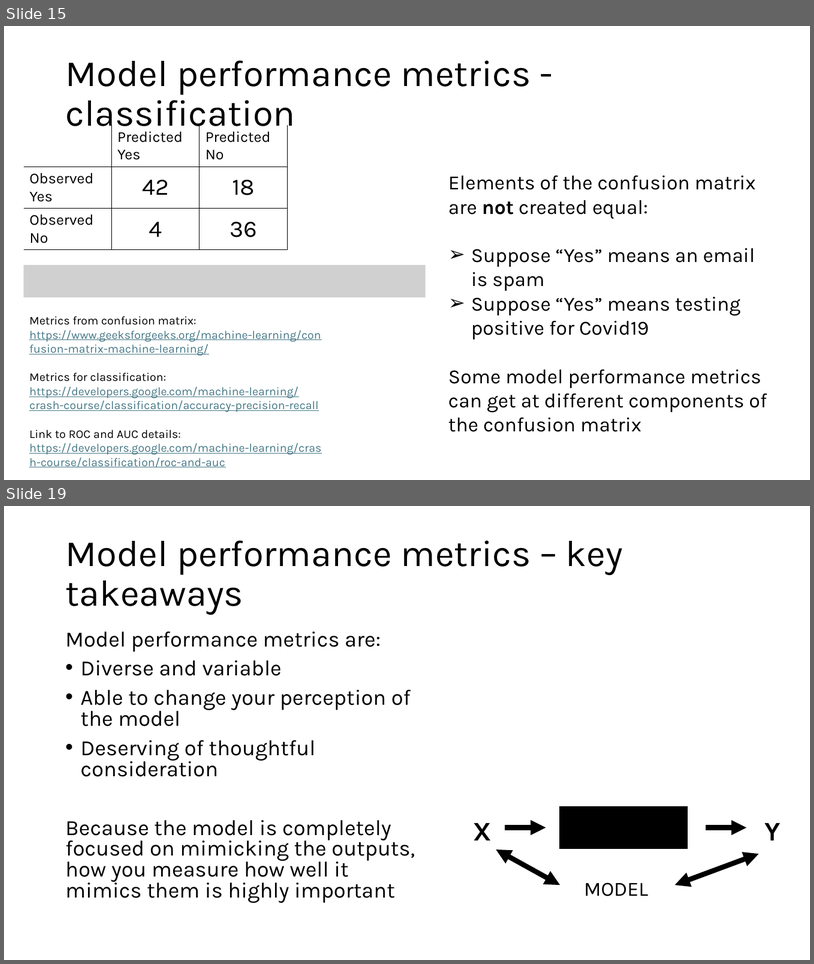
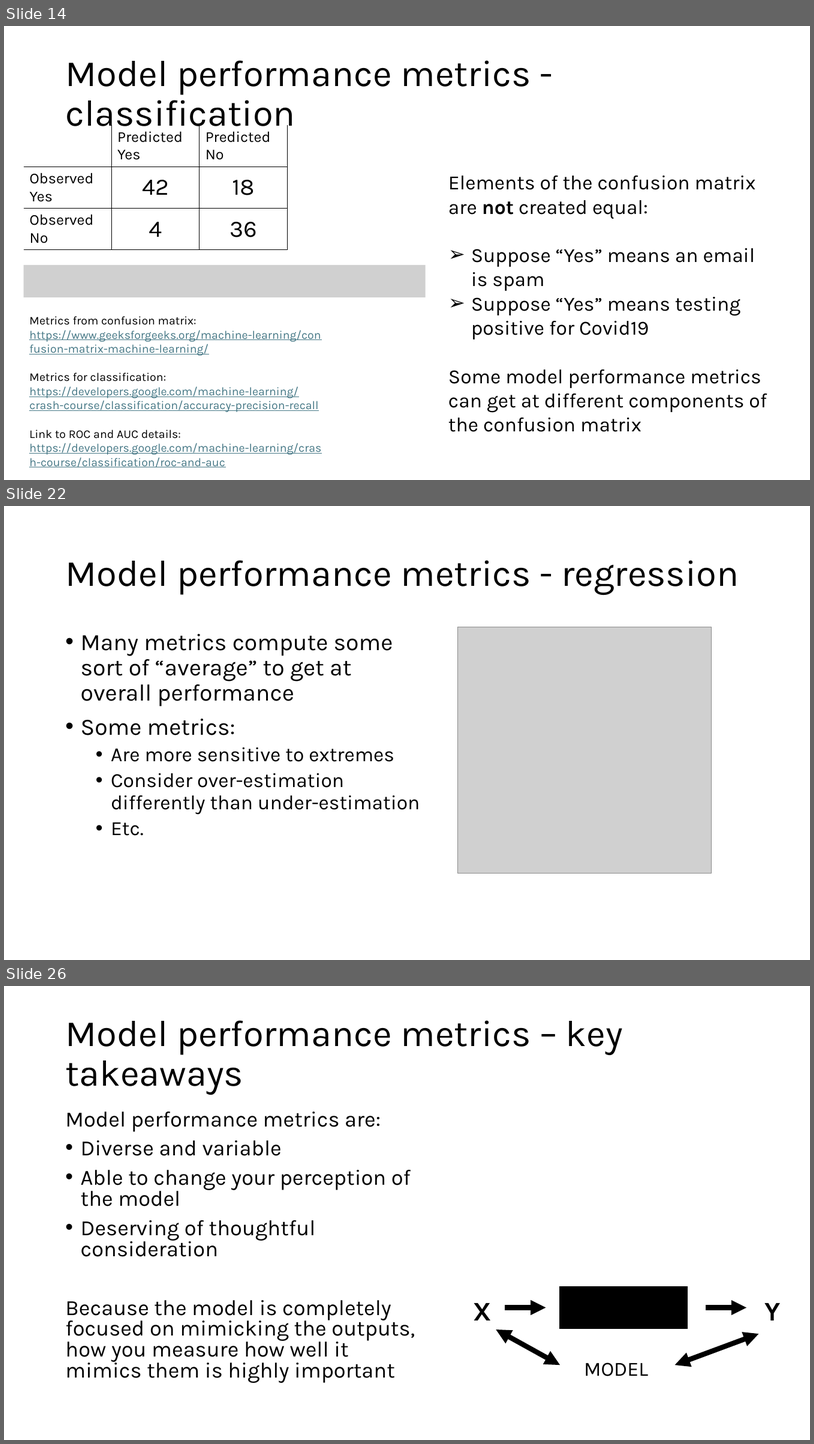
Before and after one commit to grantvagle/ml_methods_workshop, a slide deck: slides/02_model_eval_cv.pptx. Shown one above the other, each under a label of ours: slides 15 and 19 before the commit, slides 14, 22 and 26 after it; the slides between them are not shown. The pictures are 814x964 and 814x1444 pixels, drawn with LibreOffice and Linux fonts; fonts in the diff are those of the drawing; grey boxes stand for pictures. Boxes give left, top, right and bottom in pixels: in the first picture for what was removed or moved away, otherwise in the second. Text is boxed around its words. In the diff, an @@ line names an element or a change of style, - is before the commit and + after.

```diff
--- a/slides/02_model_eval_cv.pptx
+++ b/slides/02_model_eval_cv.pptx
@@ slide 22 added at [4,506,810,960], background #FFFFFF @@
@@ title added at [65,560,739,595], 44 pt, text #000000 @@
+Model performance metrics - regression
@@ picture added at [458,627,712,873] @@
@@ text added at [81,634,420,835], 24 pt, text #000000 @@
+• Many metrics compute some sort of “average” to get at overall performance
+• Some metrics:
+  • Are more sensitive to extremes
+  • Consider over-estimation differently than under-estimation
+  • Etc.
@@ what was slide 15 is now slide 14 @@
@@ what was slide 19 is now slide 26 @@
```
Also in this commit, not shown: 11 slides changed, 13 other slides added, 1 slide removed.
